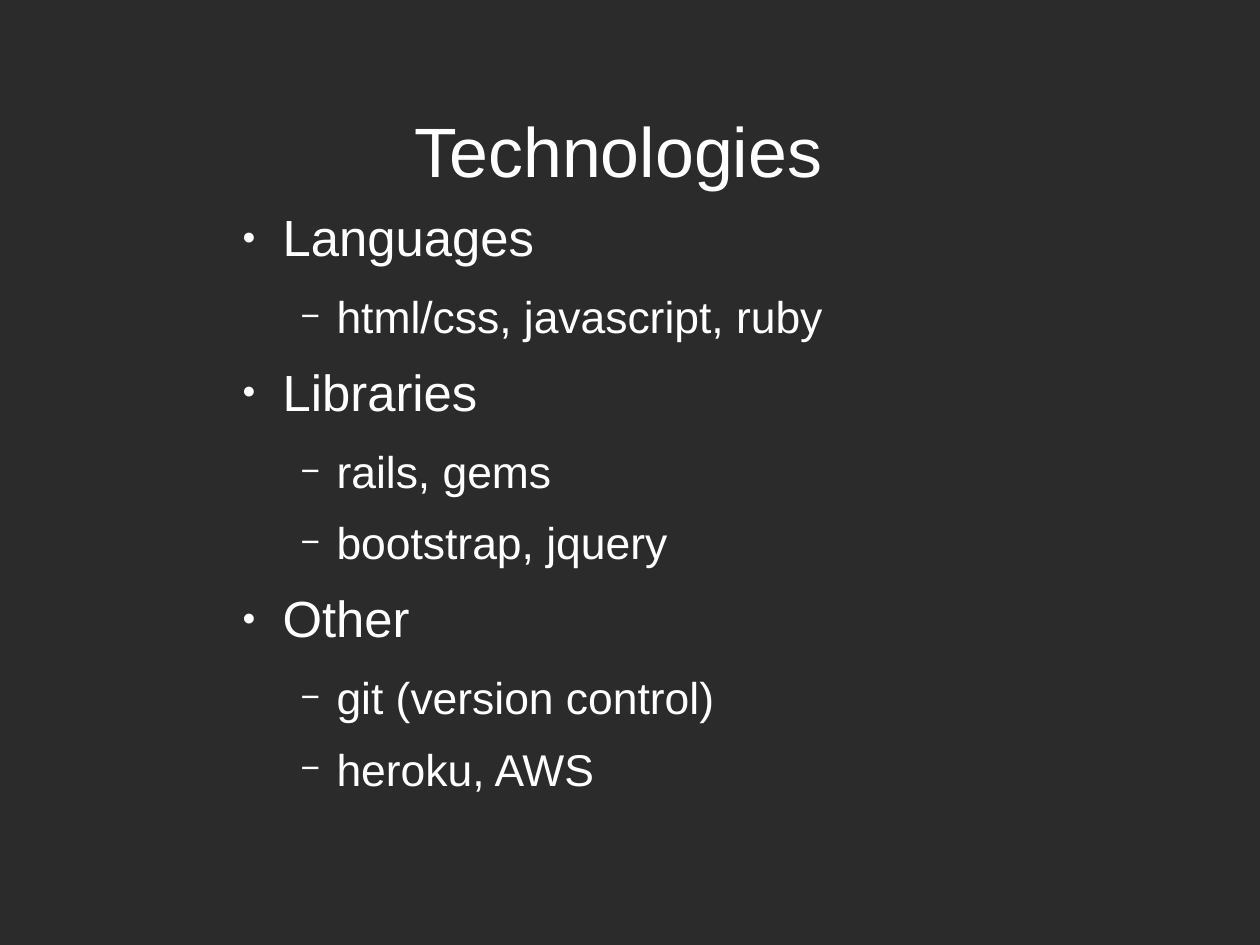
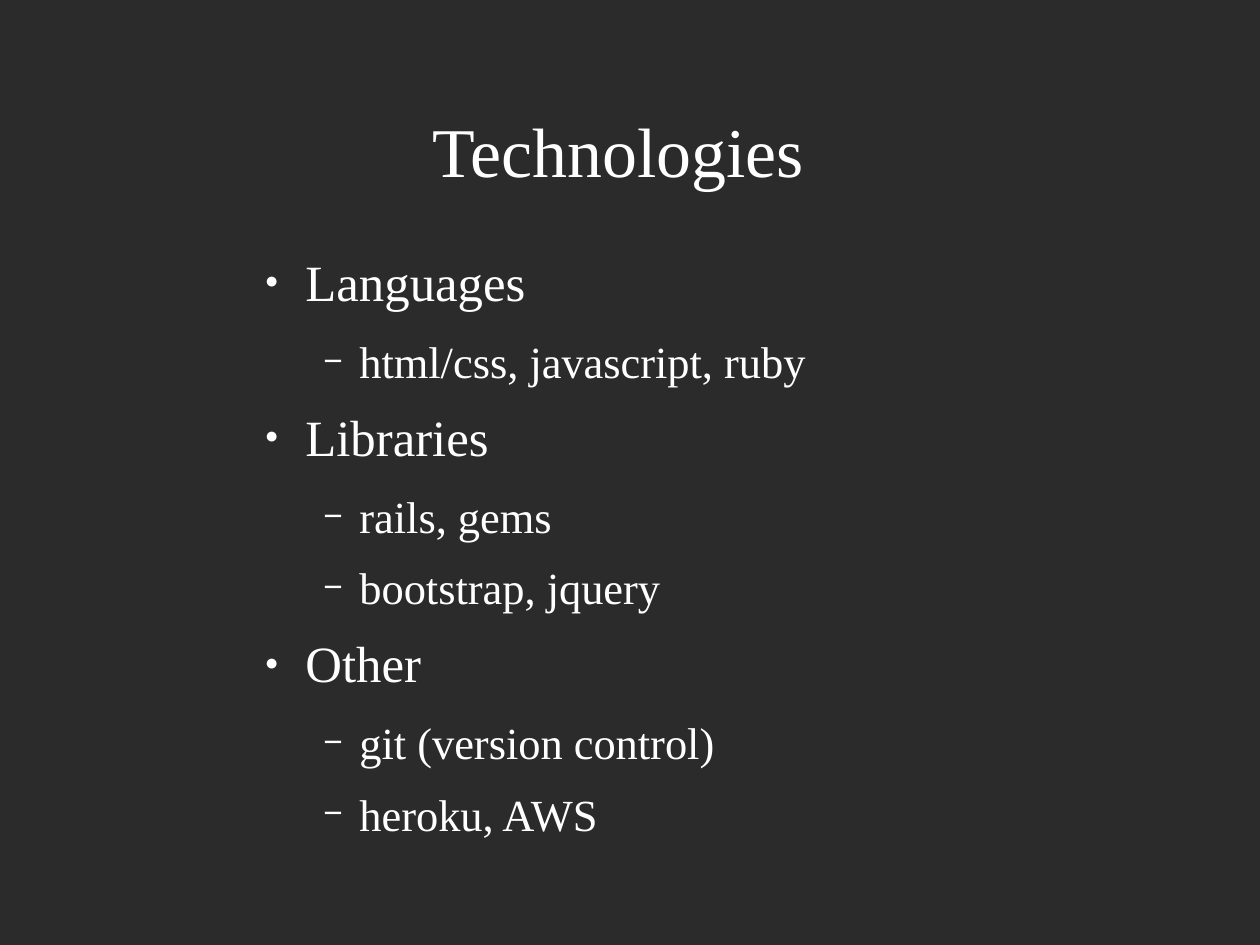
Before and after one commit to gduck/Project1, a slide deck: slide 3 of slides.odp (slide 5 before the commit). Drawn at 1260x945 pixels with LibreOffice and Linux fonts; fonts in the diff are those of the drawing; background and template pictures are left out; a plain dark background stands for a picture behind light text. Boxes give left, top, right and bottom in pixels: in the first picture for what was removed or moved away, otherwise in the second. Text is boxed around its words. In the diff, an @@ line names an element or a change of style, - is before the commit and + after.

```diff
--- a/slides.odp
+++ b/slides.odp
@@ title "Technologies" at box(433, 128, 804, 190): font Arial to Times New Roman @@
@@ text "Languages" at box(305, 267, 805, 838): font Arial to Times New Roman @@
@@ text "Languages": place and size @@
-text "Languages" at box(283, 221, 822, 792)
+text "Languages" at box(305, 267, 805, 838)
```
Also in this commit, not shown: 5 other slides changed, 1 slide added, 1 slide removed, 1 other file.
